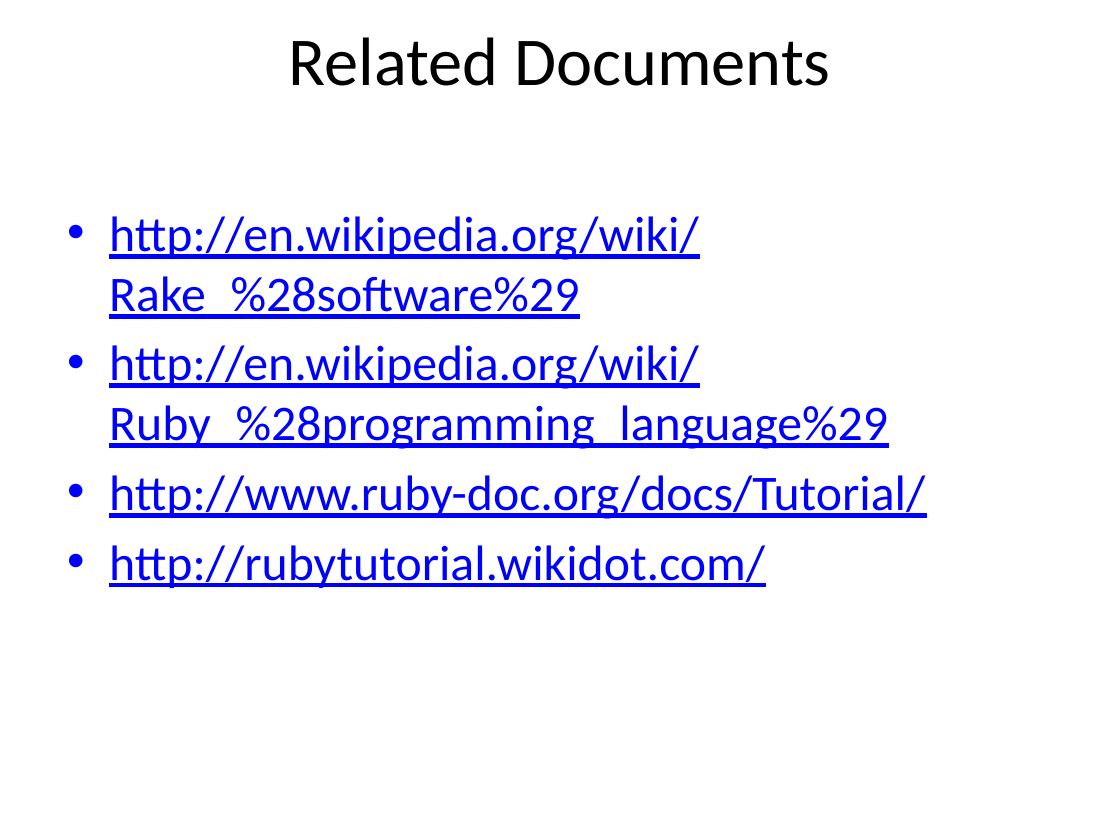
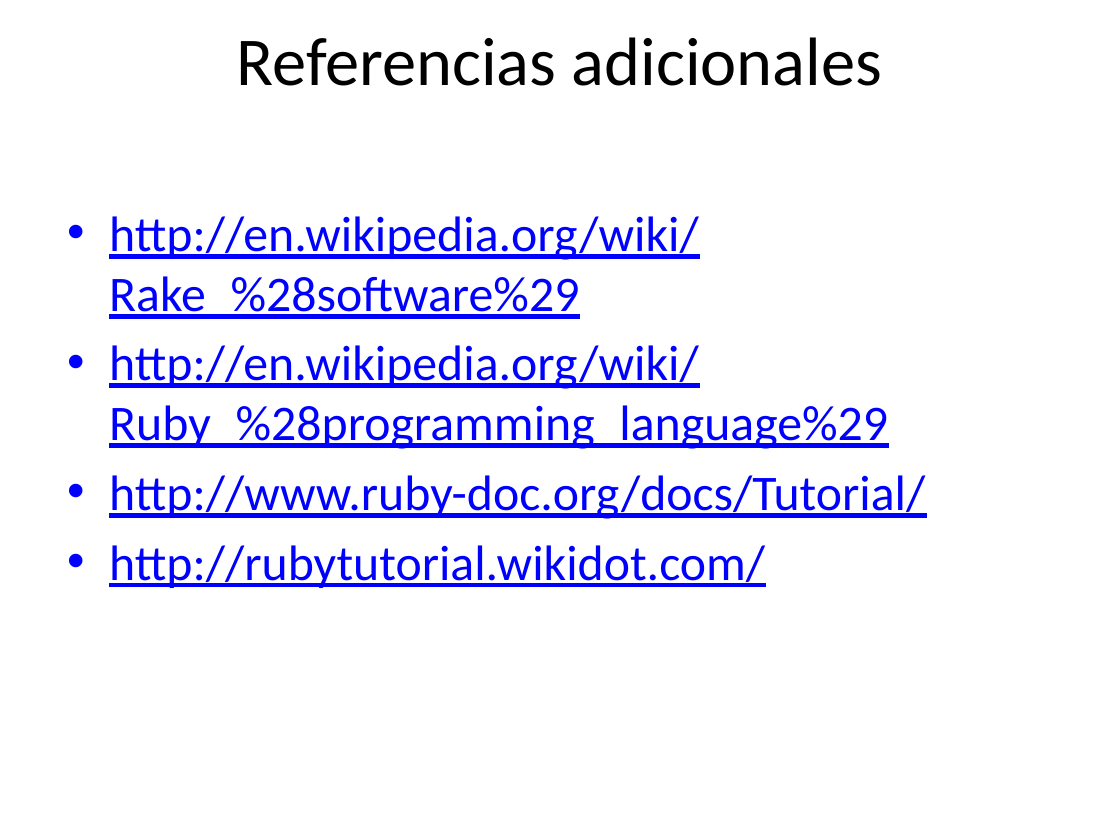
Before and after one commit to rarodriguez/curso_rails, a slide deck: slide 43 of presentaciones/Clase 1-Introduccion a Ruby.pptx (slide 70 before the commit). Drawn at 1120x840 pixels with LibreOffice and Linux fonts; fonts in the diff are those of the drawing; background and template pictures are left out. Boxes give left, top, right and bottom in pixels: in the first picture for what was removed or moved away, otherwise in the second. Text is boxed around its words. In the diff, an @@ line names an element or a change of style, - is before the commit and + after.

```diff
--- a/presentaciones/Clase 1-Introduccion a Ruby.pptx
+++ b/presentaciones/Clase 1-Introduccion a Ruby.pptx
@@ title at [237, 37, 882, 86]: text changed @@
-Related Documents
+Referencias adicionales
```
Also in this commit, not shown: 27 slides removed, 2 other files.
